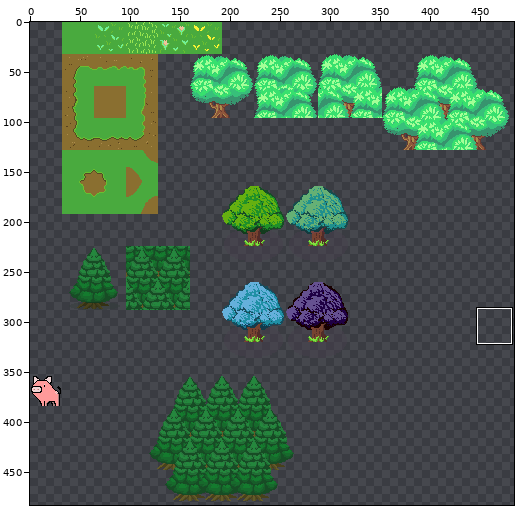
A sprite sheet gets an edit: assets/sprites/Sprite-sheet.png. Above: a wide view before the commit, with the close-up outlined.
Close-up. Before the edit:
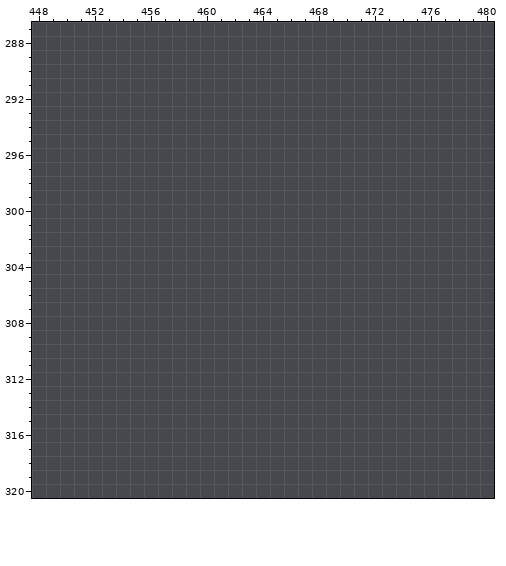
The file is 512x512 pixels. Colours within 5 levels of each other are drawn and written as one. Shown: x 448..480, y 287..320. The wide view leaves out empty margins. The commit also changed other parts of the picture, which this record leaves out.
After:
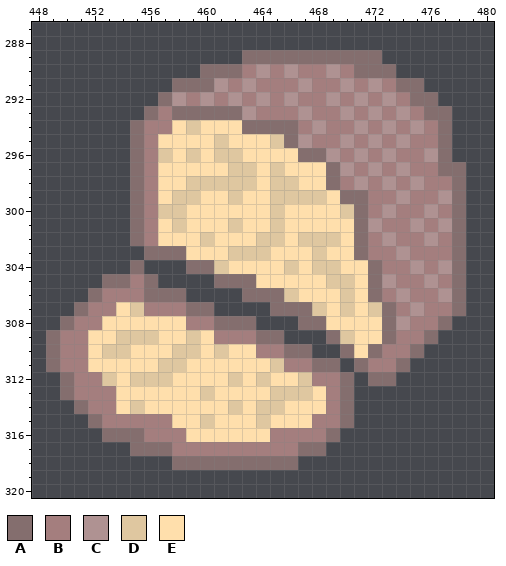
Palette (. is transparent): A #846e6e  B #a47e7e  C #af9292  D #dfc7a0  E #ffdfac
What changed:
Changed rows in their new state; - is an unchanged pixel.
first column x 449:
289 --------------AAAAAAAAAA------
290 -----------AAABCBCBBCBAAA-----
291 ---------AAACBCBBBCBBCBCBAA---
292 --------ACBCBCBCBCBBCBCBCBAA--
293 -------ABAAAAACBBBCBBCBCBCBAA-
294 ------ABBEDEEEAAAABCBBCBCBCBA-
295 ------ABEEEEDEEEDACBBCBCBCBBA-
296 ------ABDEDEDDEEEEAACBCBCBBCA-
297 ------ABEEEEEDDEDEEEACBCBCBBAA
298 ------ABEEDDDDDEDDEEABCBCBCBBA
299 ------ABEDDEEDEEDDDDEAABBCBBCA
300 ------ABDDEEEEEEDEEEEDABCBBCBA
301 ------ABEDEEEDEEDEEEEEACBBCBCA
302 ------ABEEEDEEEDDEDDDEABCBBCBA
303 -------AAAEEEDDDEEEDEEABBCBBBA
304 ------A---AADEEEEDEDDEEABBCBCA
305 ----AABA----AAAEEEEEDDEACBBCBA
306 ---ABBBAAA----AAADEEEDEABCBBCA
307 --ABBEDBBBAA----AAADEDEDABCBBA
308 -ABBEEEEEEBBAAA---AAEEEEACBBA-
309 ABBEEDDDEEDEBBBAA---ADEEABBA--
310 ABBEDDEEEDDEDEEBBAA--AEABBA---
311 ABBEEEEEDDEEEEEEDBBAA-ABBA----
312 -ABBDEDDDEEEEDEDEEDBBA-AA-----
313 -ABBBEEEEEEDEEEEDDDEBA--------
314 --ABBEDEEEEEEDEDDEEEBA--------
315 ---ABBBBBEEDEEEDEEEBBA--------
316 ----AAABBBEEEEEEBBBBA---------
317 ------AAABBBBBBBBBAA----------
318 ---------AAAAAAAAA------------
Boxes around the changes in both close-ups, in picture pixels (x1, y1, x2, y2):
added: (46, 50, 466, 470)
